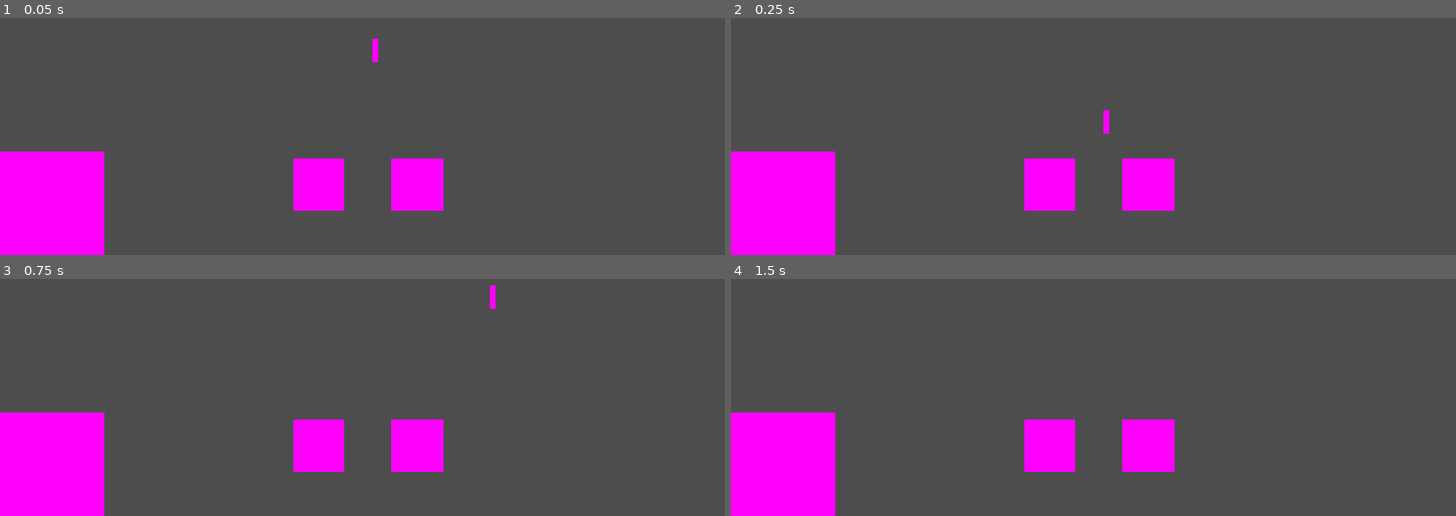
Above: before the commit, frames 1-4 (two rows, left to right).
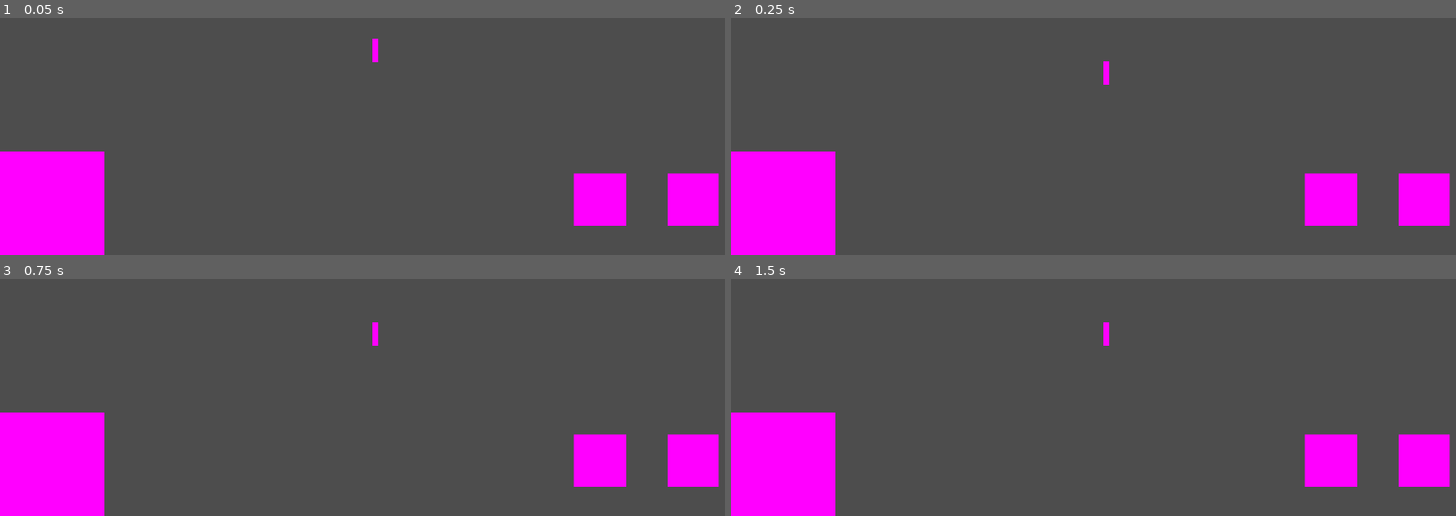
Above: after the commit, the same moments.

Repository: jam2448/580_IBL
Game: Godot game, scene res://Scenes/gameScene.tscn
Two runs of this game, one before a commit and one after it. Both use one fixed random seed, a clock stepped at 60 frames per second and the inputs below.
Inputs:
- Up to frame 1 (0.05 s): no input
- Up to frame 2 (0.25 s): no input
- Up to frame 3 (0.75 s): tap Enter (ui_accept) at 0.5, 0.6 s; hold Right (ui_right) from 0.53 s (still down)
- Up to frame 4 (1.5 s): keep holding Right (ui_right); tap Enter (ui_accept) at 0.77, 1.07, 1.25, 1.35 s

The runs differ from the first frame. In frame 1, 6.4% of the frame differs, in the area x 40-100%, y 59-88%; in frame 2, 6.5%, in the area x 40-100%, y 18-88%; in frame 3, 6.5%; in frame 4, 6.5%.

Commit message:
Got touch controls linked to movement

Diff:
--- a/indoorbaseballproj/Scenes/gameScene.tscn
+++ b/indoorbaseballproj/Scenes/gameScene.tscn
@@ -4,11 +4,11 @@
 [ext_resource type="PackedScene" uid="uid://cso60hihmbwrx" path="res://Scenes/touch_conrrols.tscn" id="2_wao6q"]
 
 [sub_resource type="RectangleShape2D" id="RectangleShape2D_pbuts"]
-size = Vector2(129, 1)
+size = Vector2(175, 1.5)
 
 [node name="Node2D" type="Node2D"]
 
-[node name="CharacterBody2D" parent="." instance=ExtResource("1_snma1")]
+[node name="batter" parent="." instance=ExtResource("1_snma1")]
 position = Vector2(-13, -31)
 
 [node name="Camera2D" type="Camera2D" parent="."]
@@ -18,7 +18,7 @@
 [node name="StaticBody2D" type="StaticBody2D" parent="."]
 
 [node name="CollisionShape2D" type="CollisionShape2D" parent="StaticBody2D"]
-position = Vector2(-10.5, -7.5)
+position = Vector2(-20.5, -19.75)
 shape = SubResource("RectangleShape2D_pbuts")
 
 [node name="Control" type="Control" parent="."]
@@ -28,3 +28,4 @@
 offset_bottom = 40.0
 
 [node name="TouchConrrols" parent="Control" instance=ExtResource("2_wao6q")]
+player_path = NodePath("../../batter")
--- a/indoorbaseballproj/Scenes/touch_conrrols.tscn
+++ b/indoorbaseballproj/Scenes/touch_conrrols.tscn
@@ -12,13 +12,13 @@
 script = ExtResource("1_5ecqw")
 
 [node name="Advance" type="TouchScreenButton" parent="."]
-position = Vector2(450, 500)
+position = Vector2(1024, 523)
 scale = Vector2(78.049, 80)
 texture_normal = SubResource("PlaceholderTexture2D_mkk4t")
 action = "advanceRunners"
 
 [node name="Return" type="TouchScreenButton" parent="."]
-position = Vector2(600, 500)
+position = Vector2(880, 523)
 scale = Vector2(80, 80)
 texture_normal = SubResource("PlaceholderTexture2D_o4p5u")
 action = "returnRunners"
@@ -31,3 +31,7 @@
 
 [connection signal="pressed" from="Advance" to="." method="_on_advance_pressed"]
 [connection signal="released" from="Advance" to="." method="_on_advance_released"]
+[connection signal="pressed" from="Return" to="." method="_on_return_pressed"]
+[connection signal="released" from="Return" to="." method="_on_return_released"]
+[connection signal="pressed" from="Swing" to="." method="_on_swing_pressed"]
+[connection signal="released" from="Swing" to="." method="_on_swing_released"]
--- a/indoorbaseballproj/Scripts/batter.gd
+++ b/indoorbaseballproj/Scripts/batter.gd
@@ -1,26 +1,53 @@
 extends CharacterBody2D
 
 
-const SPEED = 150.0
-const JUMP_VELOCITY = -200.0
+const SPEED = 30.0
 
-var gravity = ProjectSettings.get_setting("physics/2d/default_gravity");
+var gravity = ProjectSettings.get_setting("physics/2d/default_gravity")
+
+var advancing = false
+var returning = false
 
 func _physics_process(delta: float) -> void:
-	# Add the gravity.
 	if not is_on_floor():
 		velocity.y += gravity * delta
 
-	# Handle jump.
-	if Input.is_action_just_pressed("ui_accept") and is_on_floor():
-		velocity.y = JUMP_VELOCITY
+	if advancing:
+		velocity.x = SPEED
+	elif returning:
+		velocity.x = -SPEED
+	else:
+		velocity.x = 0
+	move_and_slide()
 
-	# Get the input direction and handle the movement/deceleration.
-	# As good practice, you should replace UI actions with custom gameplay actions.
-	var direction := Input.get_axis("ui_left", "ui_right")
-	if direction:
-		velocity.x = direction * SPEED
-	else:
-		velocity.x = move_toward(velocity.x, 0, SPEED)
+func move_right():
+	advancing = true
 
-	move_and_slide()
+func stop_move_right():
+	advancing = false
+
+func move_left():
+	returning = true
+
+func stop_move_left():
+	returning = false
+
+#
+#func _physics_process(delta: float) -> void:
+	## Add the gravity.
+	#if not is_on_floor():
+		#velocity.y += gravity * delta
+#
+	## Handle jump.
+	#if Input.is_action_just_pressed("ui_accept") and is_on_floor():
+		#velocity.y = JUMP_VELOCITY
+#
+	## Get the input direction and handle the movement/deceleration.
+	## As good practice, you should replace UI actions with custom gameplay actions.
+	#var direction := Input.get_axis("ui_left", "ui_right")
+	#if direction:
+		#velocity.x = direction * SPEED
+	#else:
+		#velocity.x = move_toward(velocity.x, 0, SPEED)
+#
+	#move_and_slide()
--- a/indoorbaseballproj/Scripts/touch_controls.gd
+++ b/indoorbaseballproj/Scripts/touch_controls.gd
@@ -1,12 +1,45 @@
 extends CanvasLayer
+
+@export var player_path: NodePath
+
+@onready var player: CharacterBody2D = get_node(player_path)
 
 @onready var advance = $Advance
 @onready var returnRunners = $Return
 @onready var swing = $Swing
 
+func _ready():
+	print("Found player:", player)  # should print the batter node
+
 func _on_advance_pressed() -> void:
-	pass # Replace with function body.
+	#advance.modulate.a = 0.5
+	player.move_right()
+	print("advance runners pressesd")
 
 
 func _on_advance_released() -> void:
-	pass # Replace with function body.
+	#advance.modulate.a = 1.0
+	player.stop_move_right()
+	print("advance runners released")
+
+
+func _on_return_pressed() -> void:
+	#returnRunners.modulate.a = 0.5
+	player.move_left()
+	print("return runners pressed")
+
+
+func _on_return_released() -> void:
+	#returnRunners.modulate = 1.0
+	player.stop_move_left()
+	print("return runners released")
+
+
+func _on_swing_pressed() -> void:
+	#swing.modulate.a = 0.5
+	print("swing pressed")
+
+
+func _on_swing_released() -> void:
+	#swing.modulate.a = 1.0
+	print("swing released")
--- a/indoorbaseballproj/project.godot
+++ b/indoorbaseballproj/project.godot
@@ -33,6 +33,11 @@
 ]
 }
 
+[input_devices]
+
+pointing/emulate_touch_from_mouse=true
+pointing/emulate_mouse_from_touch=false
+
 [rendering]
 
 textures/canvas_textures/default_texture_filter=0
